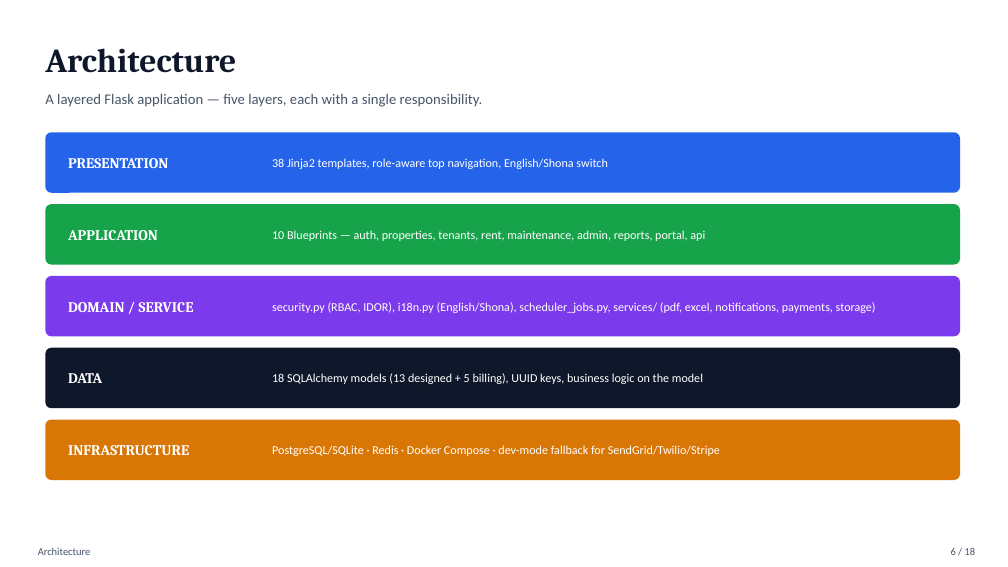
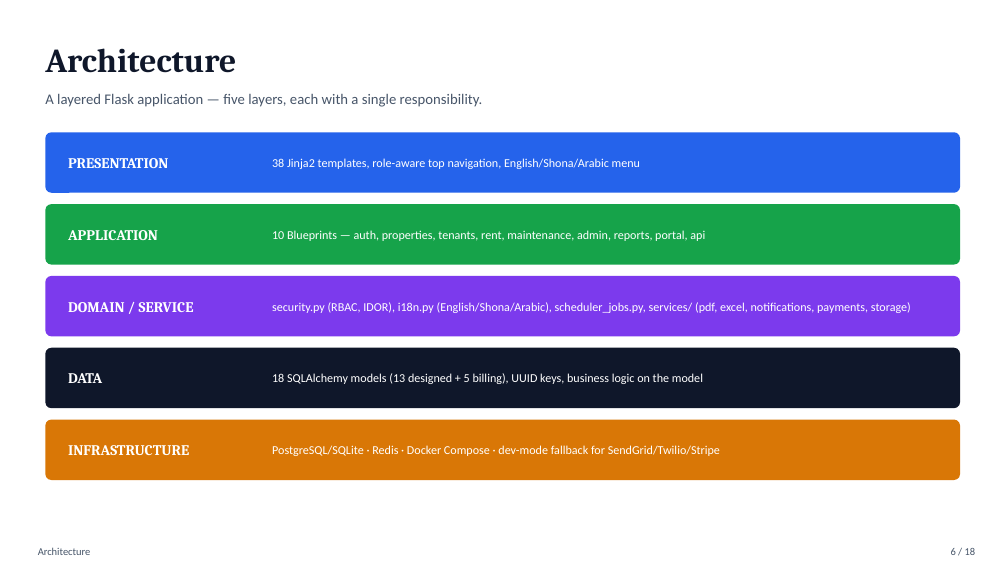
Before and after one commit to Abdur-lab/github-slideshow, a slide deck: slide 6 of docs/ABDURRAHMAAN_IT401_DEL_6_PRESENTATION.pptx. Drawn at 1008x567 pixels with LibreOffice and Linux fonts; fonts in the diff are those of the drawing. Boxes give left, top, right and bottom in pixels: in the first picture for what was removed or moved away, otherwise in the second. Text is boxed around its words. In the diff, an @@ line names an element or a change of style, - is before the commit and + after.

```diff
--- a/docs/ABDURRAHMAAN_IT401_DEL_6_PRESENTATION.pptx
+++ b/docs/ABDURRAHMAAN_IT401_DEL_6_PRESENTATION.pptx
@@ text at [272,158,640,169]: text changed @@
-38 Jinja2 templates, role-aware top navigation, English/Shona switch
+38 Jinja2 templates, role-aware top navigation, English/Shona/Arabic menu
@@ text at [272,302,911,313]: text changed @@
-security.py (RBAC, IDOR), i18n.py (English/Shona), scheduler_jobs.py, services/ (pdf, excel, notifications, payments, storage)
+security.py (RBAC, IDOR), i18n.py (English/Shona/Arabic), scheduler_jobs.py, services/ (pdf, excel, notifications, payments, storage)
```
Also in this commit, not shown: 7 other slides changed, 5 other files.
